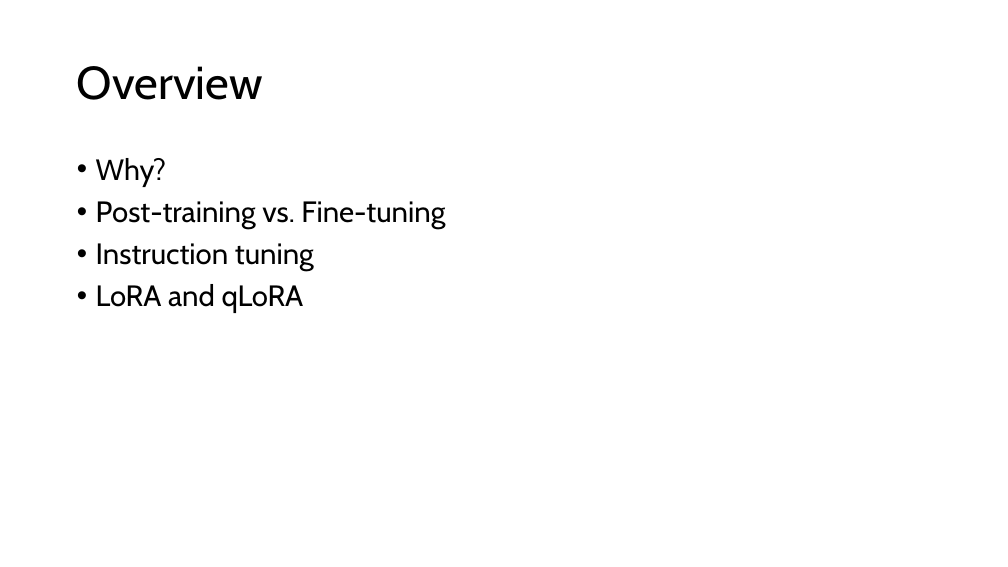
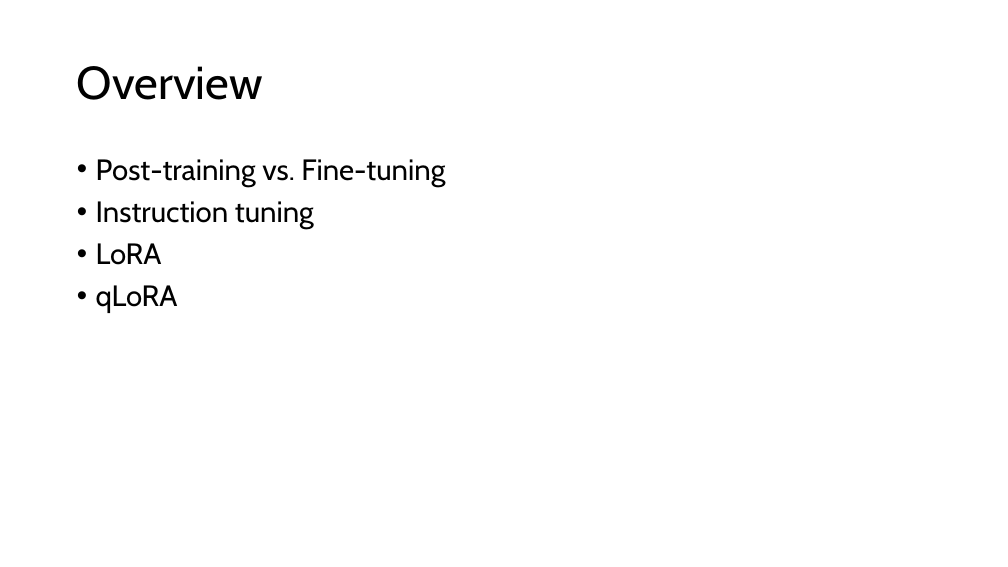
Before and after one commit to acceleratescience/large-language-models, a slide deck: slide 4 of slides/7-finetuning.pptx. Drawn at 1008x567 pixels with LibreOffice and Linux fonts; fonts in the diff are those of the drawing. Boxes give left, top, right and bottom in pixels: in the first picture for what was removed or moved away, otherwise in the second. Text is boxed around its words. In the diff, an @@ line names an element or a change of style, - is before the commit and + after.

```diff
--- a/slides/7-finetuning.pptx
+++ b/slides/7-finetuning.pptx
@@ text at bbox=[96, 158, 166, 187]: paragraph removed @@
-• Why?
@@ text at bbox=[96, 243, 178, 313]: text changed @@
-• LoRA and qLoRA
+• LoRA
+• qLoRA
```
